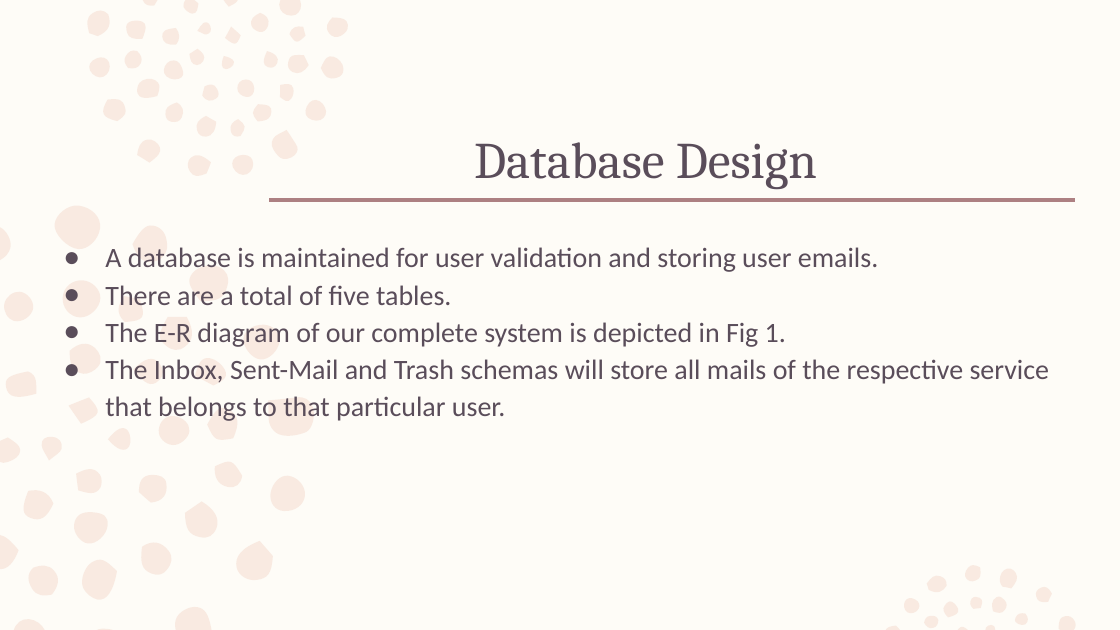
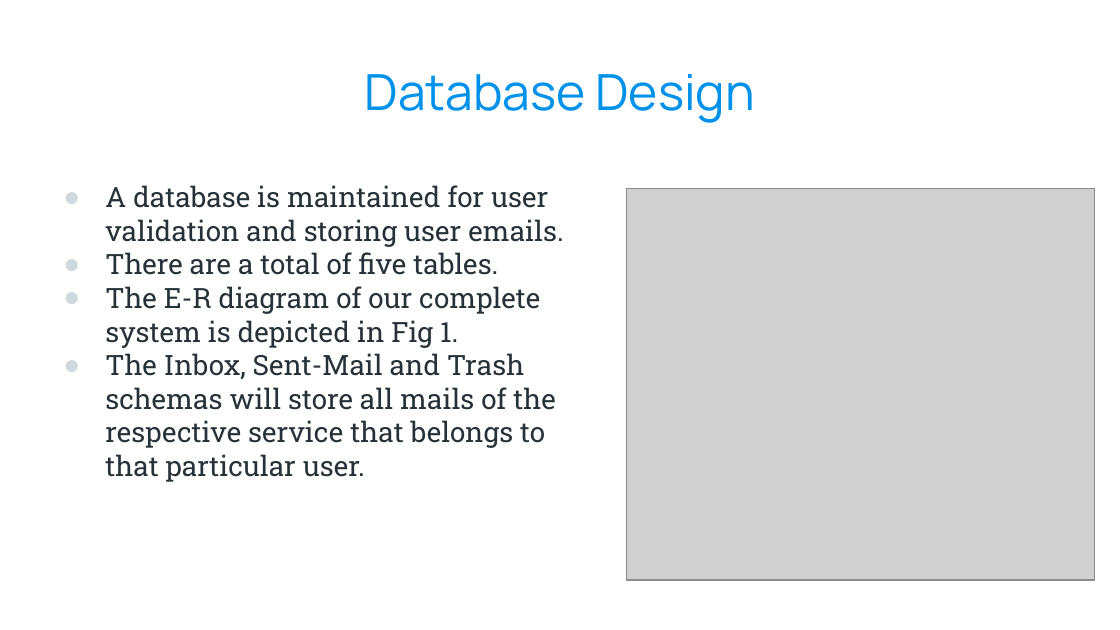
Before and after one commit to kazimsayed954/S5, a slide deck: slide 11 of Design Project/Voice Based Email System for the Visually Impaired 1.pptx (slide 7 before the commit). Drawn at 1120x630 pixels with LibreOffice and Linux fonts; fonts in the diff are those of the drawing; grey boxes stand for pictures; background and template pictures are left out. Boxes give left, top, right and bottom in pixels: in the first picture for what was removed or moved away, otherwise in the second. Text is boxed around its words. In the diff, an @@ line names an element or a change of style, - is before the commit and + after.

```diff
--- a/Design Project/Voice Based Email System for the Visually Impaired 1.pptx
+++ b/Design Project/Voice Based Email System for the Visually Impaired 1.pptx
@@ background #FEFCF7 to picture (left out) @@
@@ freeform shape removed at box(0, 0, 1076, 630) @@
@@ title "Database Design": place and size @@
-title "Database Design" at box(474, 142, 817, 190)
+title "Database Design" at box(365, 74, 755, 123)
@@ title "Database Design" at box(365, 74, 755, 123): size 33 to 32 pt, font Cambria to Manrope, text colour #5A4D5A to #0091EA; alignment left to centre; line spacing 0.99 to 1 @@
@@ text "A database is maintained for ...": place and size @@
-text "A database is maintained for ..." at box(105, 247, 1050, 421)
+text "A database is maintained for ..." at box(105, 185, 563, 482)
@@ text "A database is maintained for ..." at box(105, 185, 563, 482): font Calibri to Roboto Slab, text colour #5A4D5A to #263238; line spacing 1.11 to 1 @@
@@ line removed from (270, 199) to (1075, 199) @@
@@ picture added at box(626, 189, 1094, 580) @@
```
Also in this commit, not shown: 17 other slides changed, 7 slides added, 3 slides removed, 1 other file.
